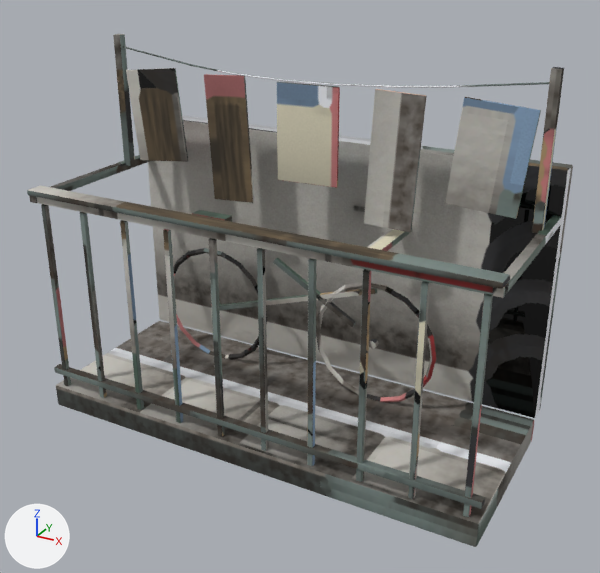
An edit to the glTF model godot/assets/golda67/g67_fx_balcony_b.glb, drawn before and after from the same camera.
Camera for both pictures: a camera (50 mm lens) standing at (1.74, -3.45, 2.26) and looking at (0.07, -0.42, 0.74). Lighting does not change. The marker at lower left points along +X, +Y and +Z. The older version comes first. Vertices at exactly the same position are counted once.

The scene before the commit, as lines of its bpy script (objects in view):
```python
me_g67_fx_balcony_b = bpy.data.meshes.new('g67_fx_balcony_b')
me_g67_fx_balcony_b.from_pydata(...)  # 1196 vertices, 2260 faces; spans x -1.1..1.1, y -0.44..0.53, z -0.06..1.69
me_g67_fx_balcony_b.materials.append(mat_g67_fx_balcony_b)
ob_g67_fx_balcony_b = bpy.data.objects.new('g67_fx_balcony_b', me_g67_fx_balcony_b)
ob_g67_fx_balcony_b.location = (0.0, -0.425, 0.06)
```
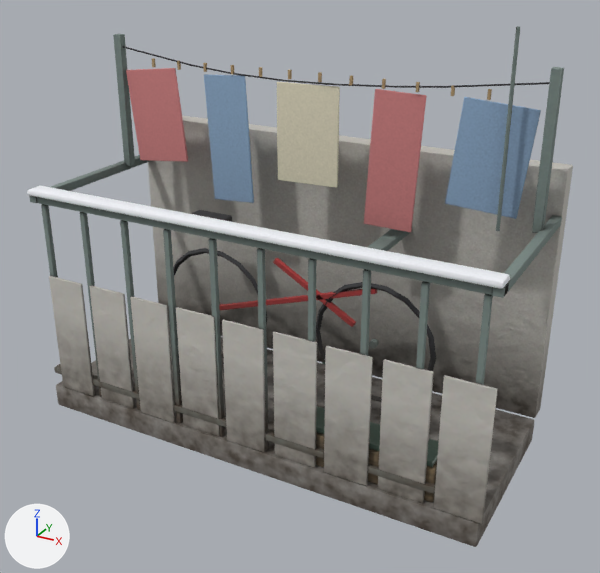
Location of each change, [x1, y1, x2, y2] in pixels of the pictures (600 x 573 px):
'g67_fx_balcony_b', reshaped
    before: [27, 34, 573, 547]
    after: [27, 26, 573, 547]
part 1 of me_g67_fx_balcony_b, added
    after: [49, 276, 95, 396]
part 2 of me_g67_fx_balcony_b, added
    after: [89, 286, 135, 409]
part 3 of me_g67_fx_balcony_b, added
    after: [130, 296, 176, 423]
part 4 of me_g67_fx_balcony_b, added
    after: [176, 307, 220, 436]
part 5 of me_g67_fx_balcony_b, added
    after: [222, 319, 266, 452]
part 6 of me_g67_fx_balcony_b, added
    after: [273, 332, 317, 468]
part 7 of me_g67_fx_balcony_b, added
    after: [324, 346, 373, 486]
part 8 of me_g67_fx_balcony_b, added
    after: [378, 359, 434, 503]
part 9 of me_g67_fx_balcony_b, added
    after: [433, 375, 498, 524]
part 10 of me_g67_fx_balcony_b, added
    after: [451, 85, 455, 96]
part 11 of me_g67_fx_balcony_b, added
    after: [487, 89, 492, 100]
part 12 of me_g67_fx_balcony_b, added (mostly hidden)
    after: [316, 432, 437, 502]
part 13 of me_g67_fx_balcony_b, added (mostly hidden)
    after: [316, 406, 439, 467]
part 14 of me_g67_fx_balcony_b, added
    after: [496, 26, 520, 231]
part 15 of me_g67_fx_balcony_b, surface changed
    both: [27, 34, 573, 546]

What changed in the scene script:
```text
Change me_g67_fx_balcony_b:
    remove me_g67_fx_balcony_b.from_pydata(...)  # 1196 vertices, 2260 faces; spans x -1.1..1.1, y -0.44..0.53, z -0.06..1.69
    add me_g67_fx_balcony_b.from_pydata(...)  # 1656 vertices, 3072 faces; spans x -1.1..1.11, y -0.44..0.53, z -0.16..1.84
    me_g67_fx_balcony_b part 1: the loose piece of 24 vertices spanning x -1.05..-1.03, y -0.41..-0.38, z 0.06..1.01 is copied, and the copy is scaled about its middle by (8.78, 0.422, 0.631), then moved by (0.09, -0.02, -0.18); it spans x -1.05..-0.85, y -0.42..-0.41, z 0.06..0.66
    me_g67_fx_balcony_b part 2: the loose piece of 24 vertices spanning x -0.36..-0.33, y -0.41..-0.38, z 0.06..1.01 is copied, and the copy is scaled about its middle by (8.78, 0.422, 0.631), then moved by (-0.36, -0.01, -0.18); it spans x -0.81..-0.6, y -0.41..-0.4, z 0.06..0.66
    me_g67_fx_balcony_b part 3: the loose piece of 24 vertices spanning x -0.59..-0.57, y -0.41..-0.38, z 0.06..1.01 is copied, and the copy is scaled about its middle by (8.78, 0.422, 0.631), then moved by (0.12, -0.02, -0.18); it spans x -0.56..-0.36, y -0.42..-0.41, z 0.06..0.66
    me_g67_fx_balcony_b part 4: the loose piece of 24 vertices spanning x -0.13..-0.1, y -0.41..-0.38, z 0.06..1.01 is copied, and the copy is scaled about its middle by (8.78, 0.422, 0.631), then moved by (-0.1, -0.01, -0.18); it spans x -0.31..-0.12, y -0.41..-0.4, z 0.06..0.66
    me_g67_fx_balcony_b part 5: the loose piece of 24 vertices spanning x -0.59..-0.57, y -0.41..-0.38, z 0.06..1.01 is copied, and the copy is scaled about its middle by (8.78, 0.422, 0.631), then moved by (0.61, -0.02, -0.18); it spans x -0.07..0.13, y -0.42..-0.41, z 0.06..0.66
    me_g67_fx_balcony_b part 6: the loose piece of 24 vertices spanning x 0.1..0.13, y -0.41..-0.38, z 0.06..1.01 is copied, and the copy is scaled about its middle by (8.78, 0.422, 0.631), then moved by (0.16, -0.01, -0.18); it spans x 0.18..0.38, y -0.41..-0.4, z 0.06..0.66
    me_g67_fx_balcony_b part 7: the loose piece of 24 vertices spanning x 0.57..0.59, y -0.41..-0.38, z 0.06..1.01 is copied, and the copy is scaled about its middle by (8.78, 0.422, 0.631), then moved by (-0.06, -0.02, -0.18); it spans x 0.42..0.62, y -0.42..-0.41, z 0.06..0.66
    me_g67_fx_balcony_b part 8: the loose piece of 24 vertices spanning x 0.33..0.36, y -0.41..-0.38, z 0.06..1.01 is copied, and the copy is scaled about its middle by (8.78, 0.422, 0.631), then moved by (0.42, -0.01, -0.18); it spans x 0.66..0.87, y -0.41..-0.4, z 0.06..0.66
    me_g67_fx_balcony_b part 9: the loose piece of 24 vertices spanning x 0.8..0.82, y -0.41..-0.38, z 0.06..1.01 is copied, and the copy is scaled about its middle by (8.78, 0.422, 0.631), then moved by (0.2, -0.02, -0.18); it spans x 0.91..1.11, y -0.42..-0.41, z 0.06..0.66
    me_g67_fx_balcony_b part 10: a new loose piece, a box spanning x 0.644..0.656, y 0.219..0.231, z 1.556..1.595, in mat_g67_fx_balcony_b
    me_g67_fx_balcony_b part 11: a new loose piece, a box spanning x 0.794..0.806, y 0.219..0.231, z 1.555..1.595, in mat_g67_fx_balcony_b
    me_g67_fx_balcony_b part 12: the loose piece of 56 vertices spanning x -1.1..1.1, y -0.41..-0.37, z 0.12..0.16 is copied, and the copy is scaled about its middle by (0.313, 4.47, 5.36), then moved by (0.55, 0.09, 0.0); it spans x 0.2..0.9, y -0.4..-0.22, z 0.06..0.22
    me_g67_fx_balcony_b part 13: the loose piece of 56 vertices spanning x -1.1..1.1, y -0.41..-0.37, z 0.12..0.16 is copied, and the copy is scaled about its middle by (0.298, 3.82, 0.881), then moved by (0.55, 0.09, 0.09); it spans x 0.22..0.88, y -0.38..-0.23, z 0.21..0.24
    me_g67_fx_balcony_b part 14: a new loose piece, a 6-sided cylinder along z spanning x 0.893..0.907, y 0.167..0.183, z 1.04..1.84, in mat_g67_fx_balcony_b
    me_g67_fx_balcony_b part 15: 2258 kept faces spanning x -1.1..1.1, y -0.44..0.53, z -0.06..1.69 get new texture (UV) coordinates
    other edits to the shape of me_g67_fx_balcony_b do not show in these pictures
```
